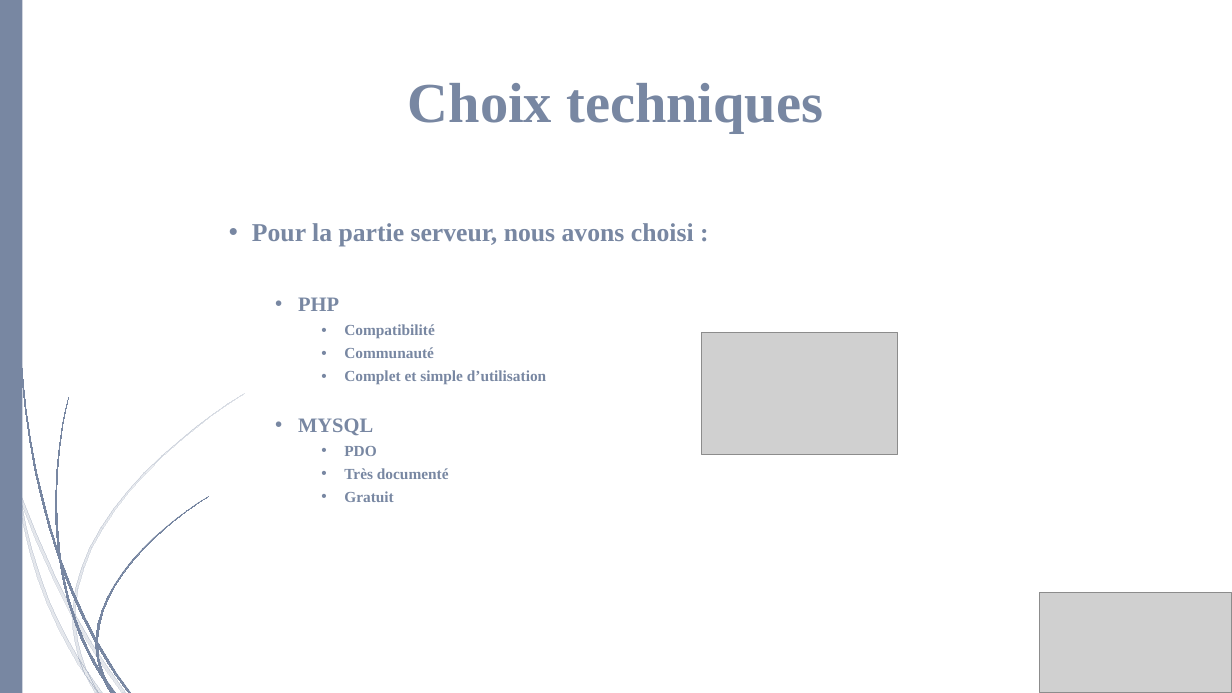
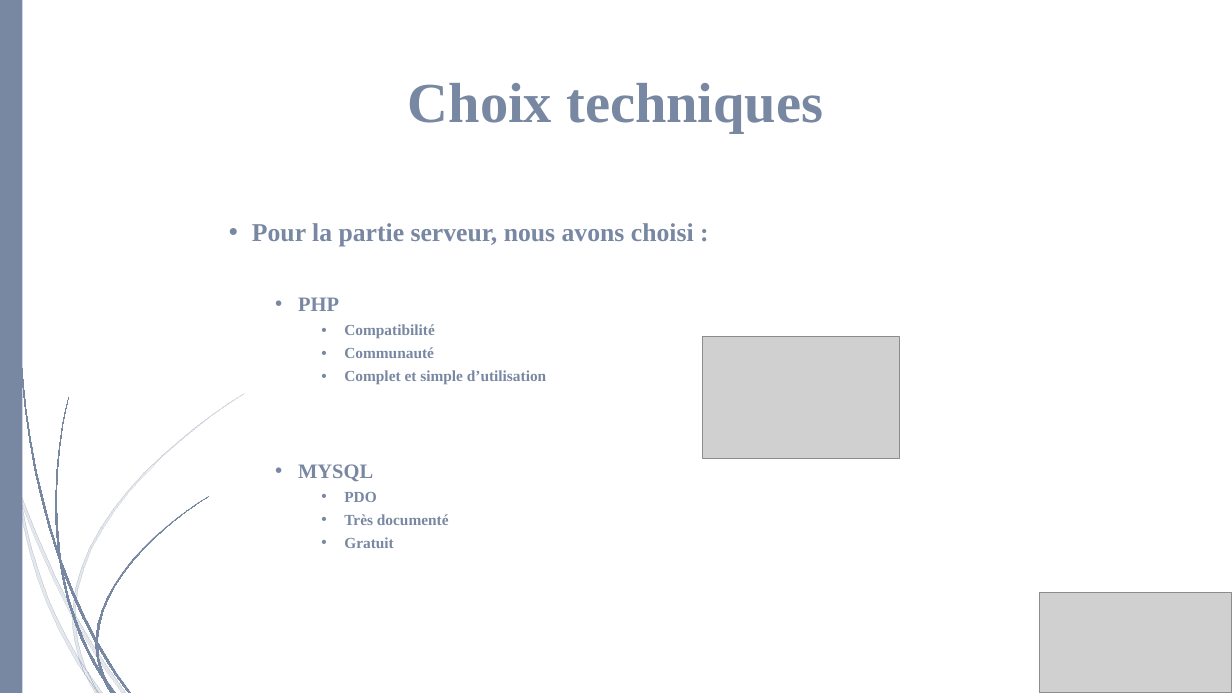
Before and after one commit to Lowxorx/webapprila, a slide deck: slide 7 of Documentation/Presentation/Projet web.pptx (slide 6 before the commit). Drawn at 1232x693 pixels with LibreOffice and Linux fonts; fonts in the diff are those of the drawing; grey boxes stand for pictures. Boxes give left, top, right and bottom in pixels: in the first picture for what was removed or moved away, otherwise in the second. Text is boxed around its words. In the diff, an @@ line names an element or a change of style, - is before the commit and + after.

```diff
--- a/Documentation/Presentation/Projet web.pptx
+++ b/Documentation/Presentation/Projet web.pptx
@@ text "Pour la partie serveur, nous ..." rewrapped from (252, 223, 694, 502) to (252, 223, 694, 548) @@
@@ picture: place and size @@
-picture at (701, 332, 898, 454)
+picture at (702, 336, 899, 458)
```
Also in this commit, not shown: 3 other slides changed, 6 slides added.
